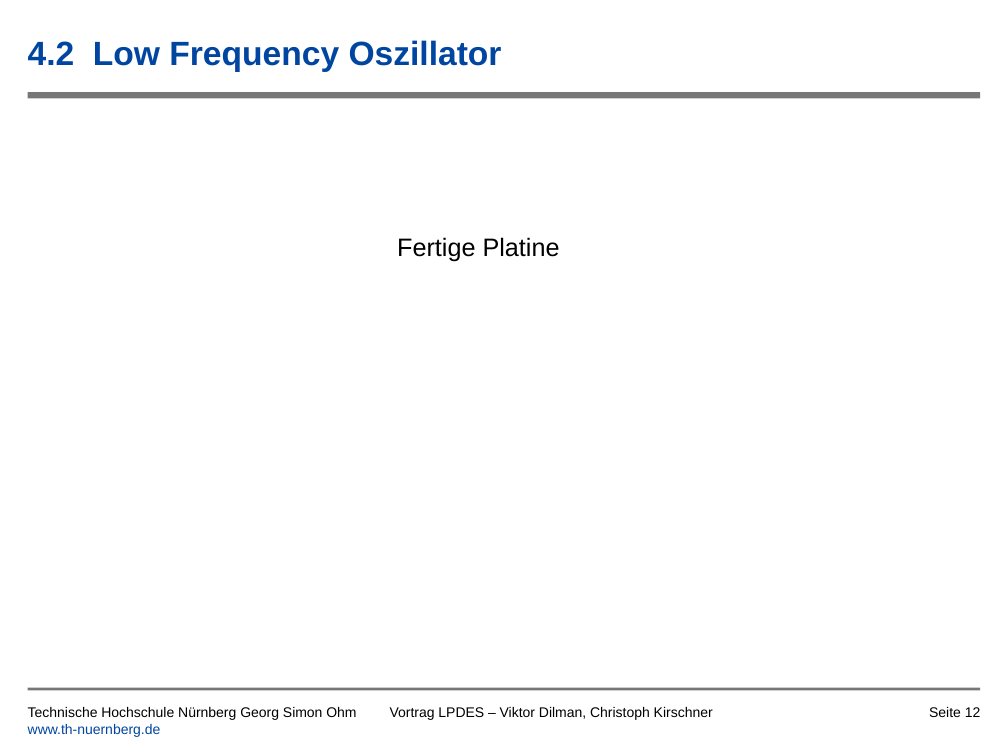
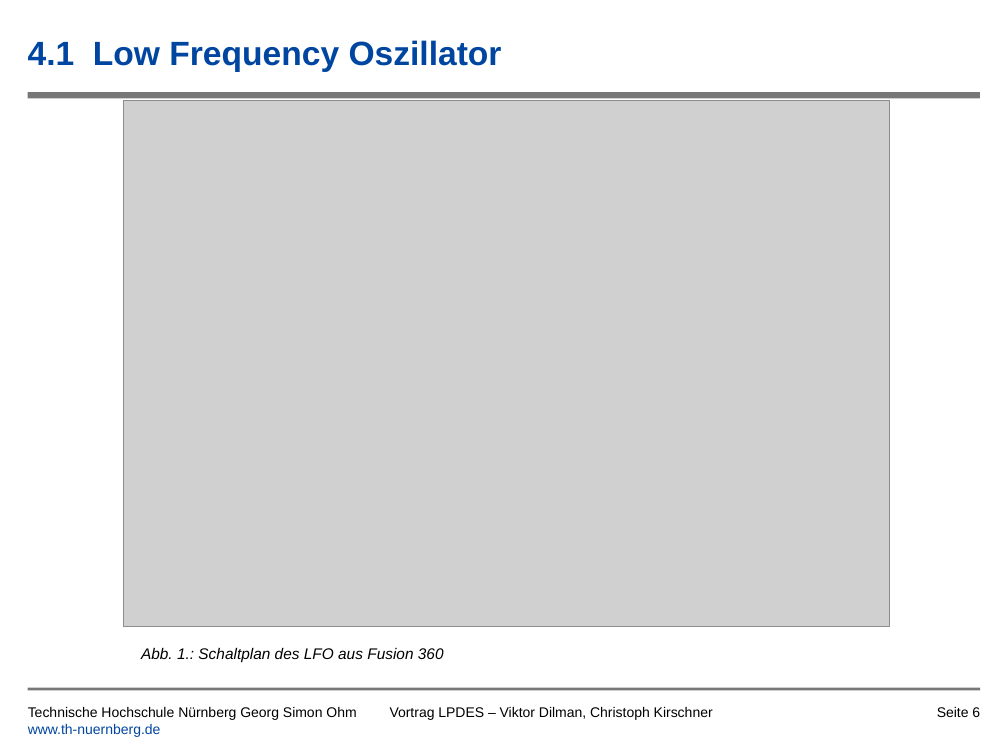
Before and after one commit to tsedlmeier/Synthesizer, a slide deck: slide 6 of Vortrag/Leiterplatte_als_Musikinstrument_Kirschner_Dilman.pptx (slide 12 before the commit). Drawn at 1008x756 pixels with LibreOffice and Linux fonts; fonts in the diff are those of the drawing; grey boxes stand for pictures; background and template pictures are left out. Boxes give left, top, right and bottom in pixels: in the first picture for what was removed or moved away, otherwise in the second. Text is boxed around its words. In the diff, an @@ line names an element or a change of style, - is before the commit and + after.

```diff
--- a/Vortrag/Leiterplatte_als_Musikinstrument_Kirschner_Dilman.pptx
+++ b/Vortrag/Leiterplatte_als_Musikinstrument_Kirschner_Dilman.pptx
@@ title at <box>28,40,502,72</box>: text changed @@
-4.2 Low Frequency Oszillator
+4.1 Low Frequency Oszillator
@@ picture added at <box>123,101,889,627</box> @@
@@ text removed at <box>397,237,560,262</box> @@
-Fertige Platine
@@ text added at <box>141,648,444,663</box>, 11 pt, text #000000, italic @@
+Abb. 1.: Schaltplan des LFO aus Fusion 360
@@ page number at <box>937,707,980,717</box>: text changed @@
-Seite 12
+Seite 6
```
Also in this commit, not shown: 11 other slides changed, 2 slides removed, 2 other files.
